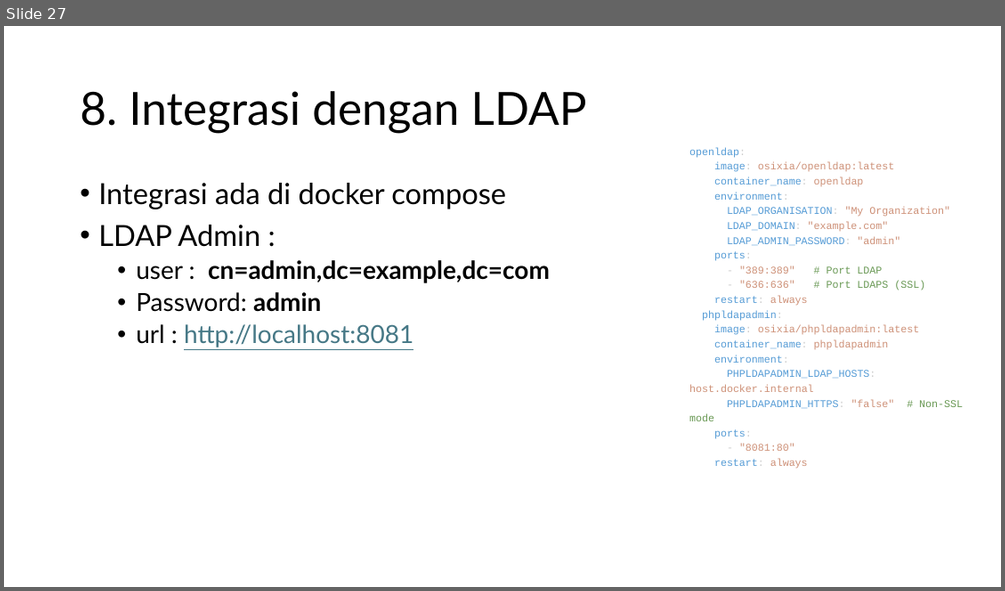
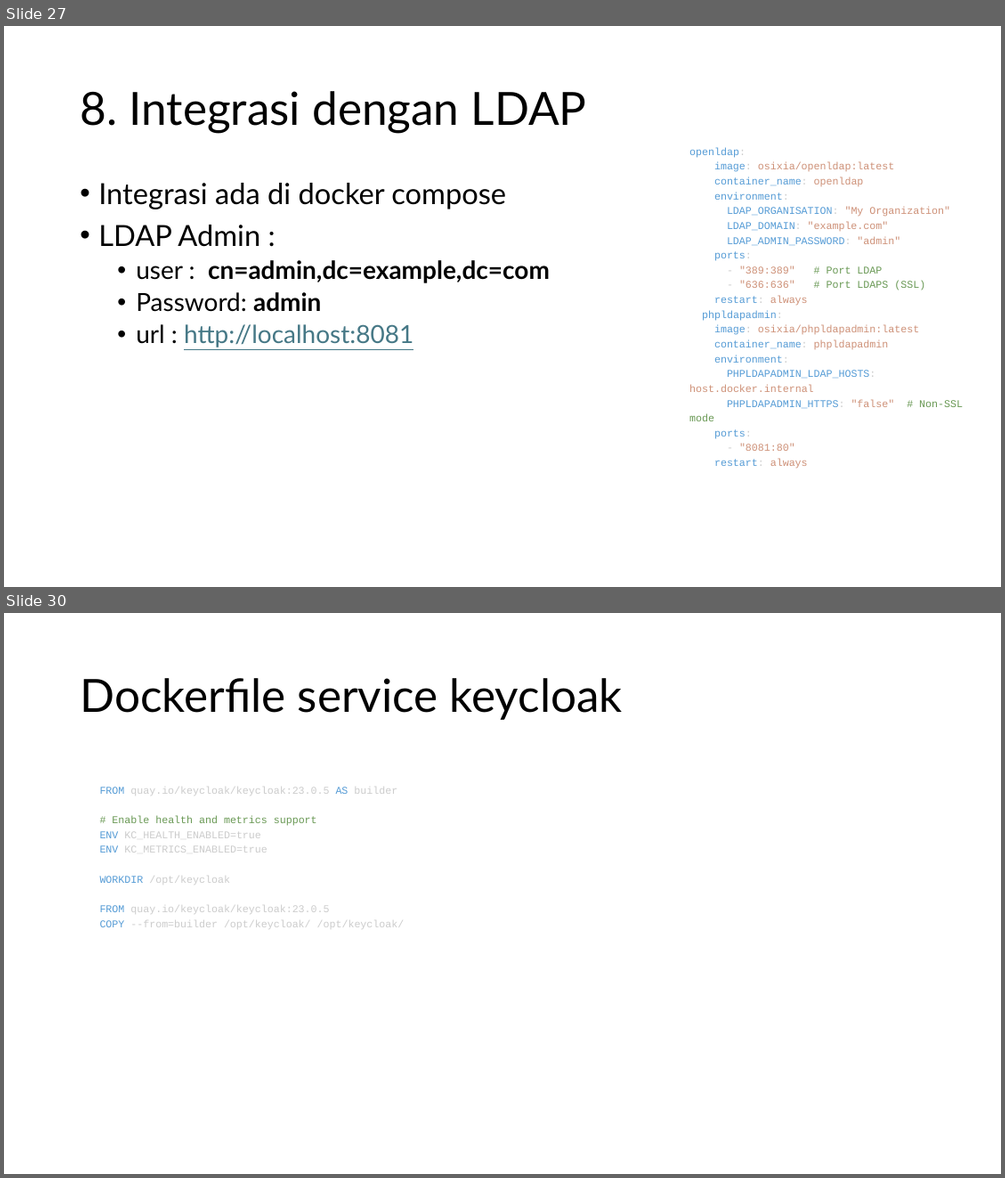
Before and after one commit to koharudin/sso-brin-compose, a slide deck: docs/sso.pptx. Shown one above the other, each under a label of ours: slide 27 before the commit, slides 27 and 30 after it; the slides between them are not shown. The pictures are 1005x591 and 1005x1178 pixels, drawn with LibreOffice and Linux fonts; fonts in the diff are those of the drawing. Boxes give left, top, right and bottom in pixels: in the first picture for what was removed or moved away, otherwise in the second. Text is boxed around its words. In the diff, an @@ line names an element or a change of style, - is before the commit and + after.

```diff
--- a/docs/sso.pptx
+++ b/docs/sso.pptx
@@ slide 30 added at box(4, 613, 1001, 1174), background #FFFFFF @@
@@ title added at box(80, 678, 623, 720), 44 pt, text #000000 @@
+Dockerfile service keycloak
@@ text added at box(100, 787, 404, 929), 10 pt, text #CCCCCC @@
+FROM quay.io/keycloak/keycloak:23.0.5 AS builder
+# Enable health and metrics support
+ENV KC_HEALTH_ENABLED=true
+ENV KC_METRICS_ENABLED=true
+WORKDIR /opt/keycloak
+FROM quay.io/keycloak/keycloak:23.0.5
+COPY --from=builder /opt/keycloak/ /opt/keycloak/
```
Also in this commit, not shown: 15 other slides added.
